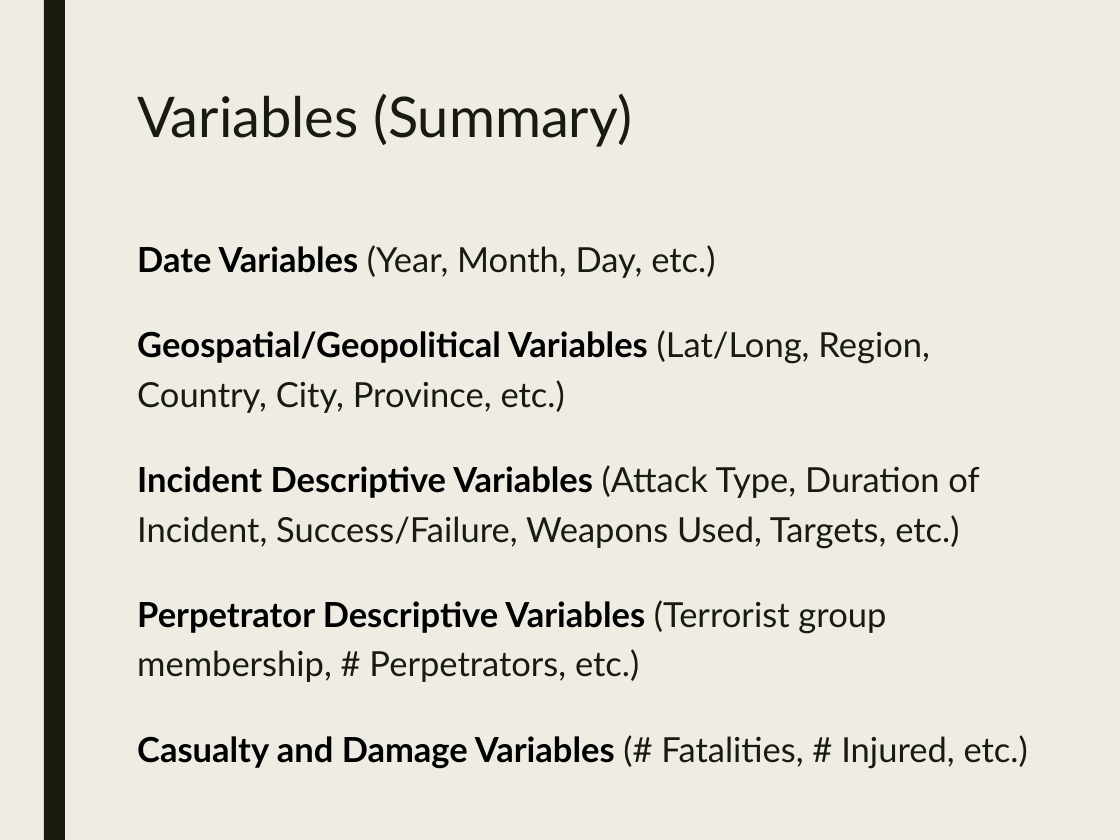
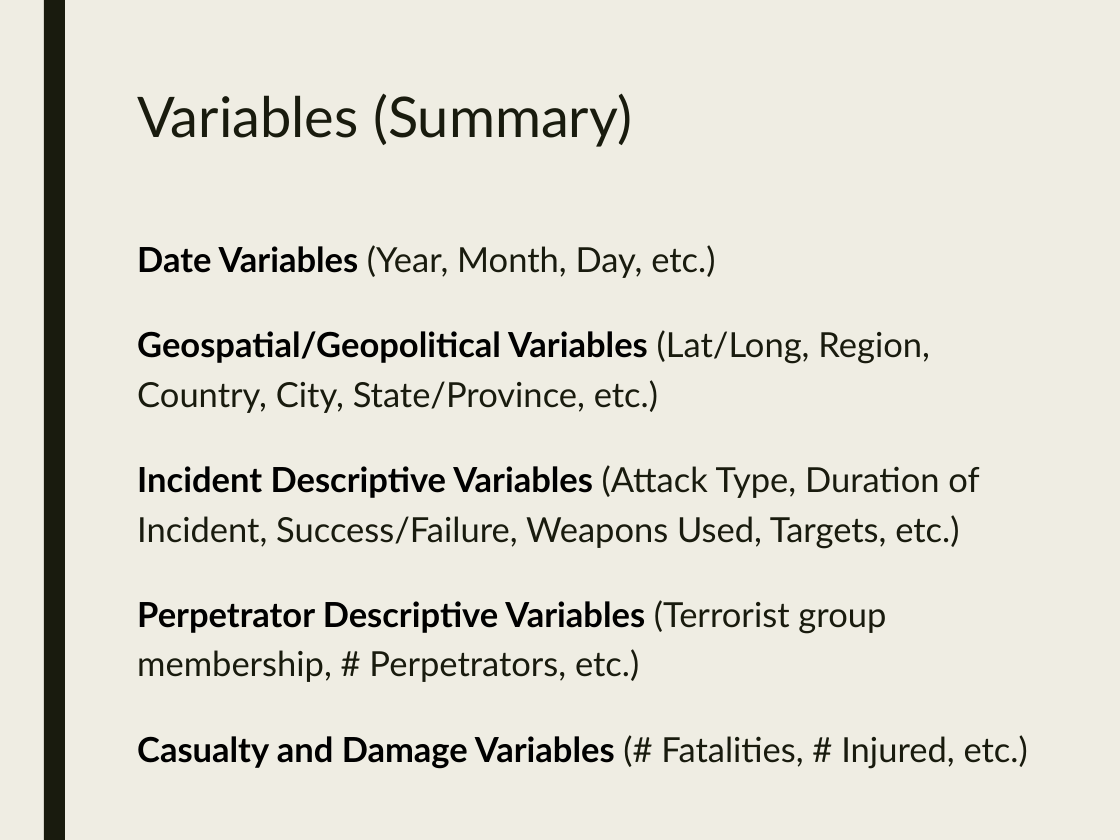
Before and after one commit to stats-learning-fall2019/final-project, a slide deck: slide 3 of presentation/gtdb-final-presentation.pptx. Drawn at 1120x840 pixels with LibreOffice and Linux fonts; fonts in the diff are those of the drawing. Boxes give left, top, right and bottom in pixels: in the first picture for what was removed or moved away, otherwise in the second. Text is boxed around its words. In the diff, an @@ line names an element or a change of style, - is before the commit and + after.

```diff
--- a/presentation/gtdb-final-presentation.pptx
+++ b/presentation/gtdb-final-presentation.pptx
@@ text at box(137, 330, 930, 413): text changed @@
-Geospatial/Geopolitical Variables (Lat/Long, Region, Country, City, Province, etc.)
+Geospatial/Geopolitical Variables (Lat/Long, Region, Country, City, State/Province, etc.)
```
Also in this commit, not shown: 14 other slides changed, 3 slides added, 5 slides removed, 2 other files.
